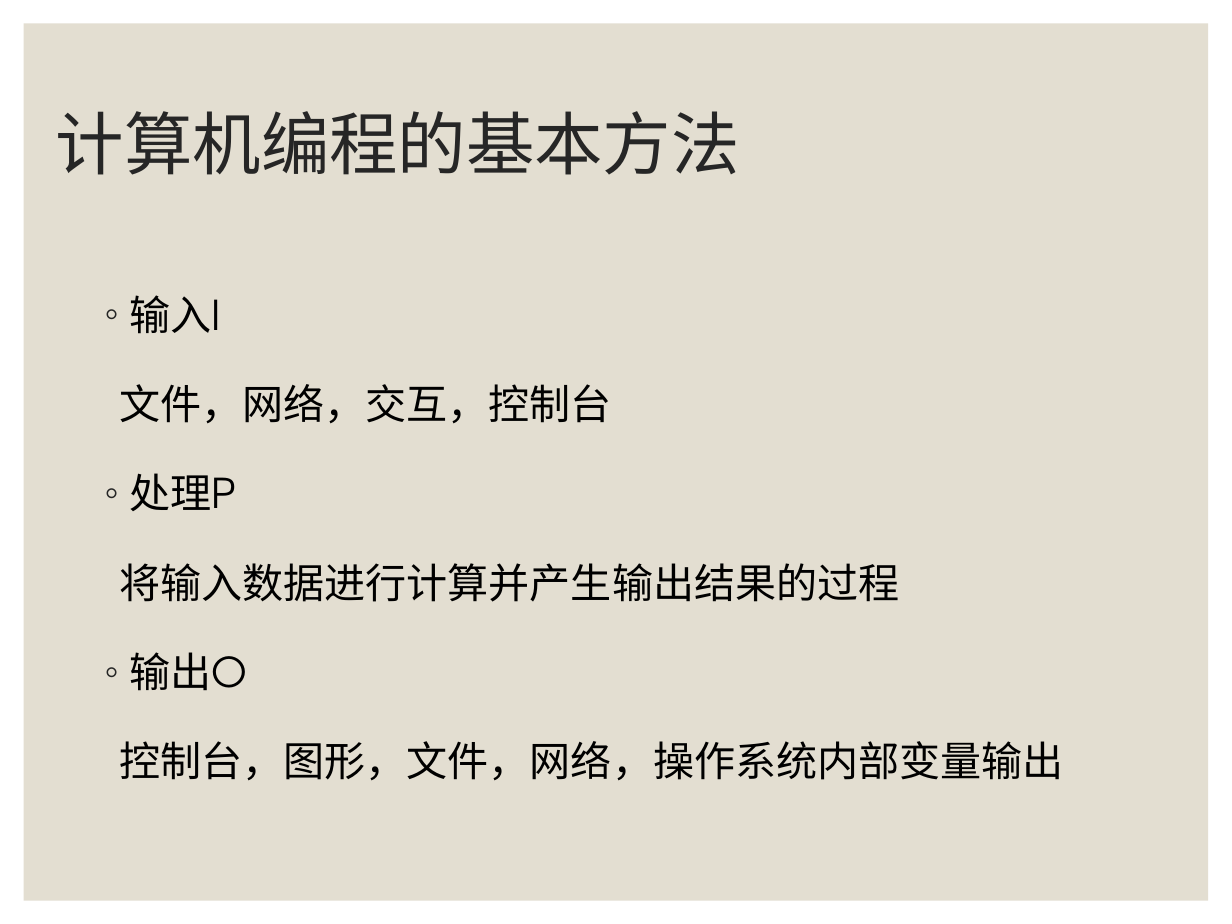
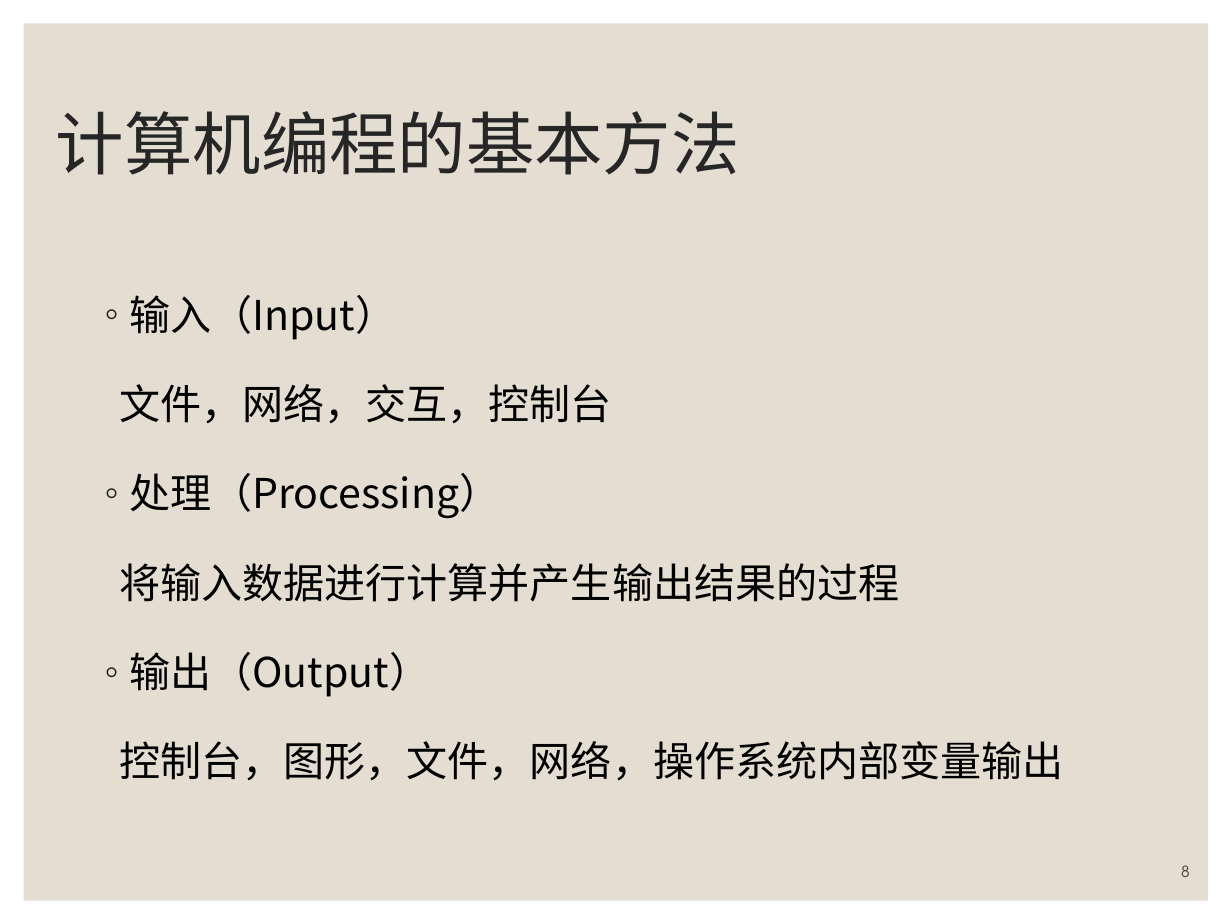
Before and after one commit to zhangjianzhang/programming_basics, a slide deck: slide 8 of files/slides/chapter_0_course_introduction.pptx (slide 7 before the commit). Drawn at 1232x924 pixels with LibreOffice and Linux fonts; fonts in the diff are those of the drawing. Boxes give left, top, right and bottom in pixels: in the first picture for what was removed or moved away, otherwise in the second. Text is boxed around its words. In the diff, an @@ line names an element or a change of style, - is before the commit and + after.

```diff
--- a/files/slides/chapter_0_course_introduction.pptx
+++ b/files/slides/chapter_0_course_introduction.pptx
@@ text at (x1=129, y1=295, x2=396, y2=340): text changed; font TeX Gyre Adventor to Noto Sans CJK SC @@
-◦ 输入I
+◦ 输入（Input）
@@ text at (x1=129, y1=473, x2=500, y2=519): text changed; font TeX Gyre Adventor to Noto Sans CJK SC @@
-◦ 处理P
+◦ 处理（Processing）
@@ text at (x1=129, y1=652, x2=430, y2=697): text changed; font TeX Gyre Adventor to Noto Sans CJK SC @@
-◦ 输出O
+◦ 输出（Output）
@@ page number added at (x1=1181, y1=865, x2=1190, y2=877), 9 pt, text #404040 @@
+8
```
Also in this commit, not shown: 7 other slides changed, 1 slide added, 8 other files.
